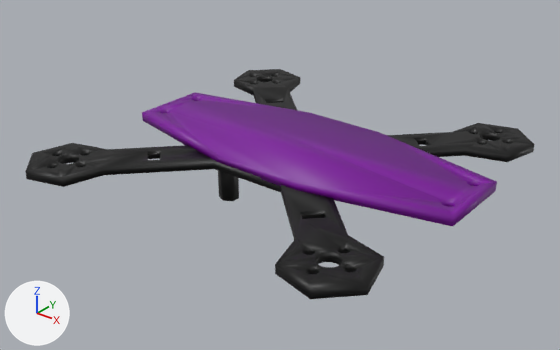
A saved change to the COLLADA model webots/meshes/collada_files/custom.dae.
Rendered twice from a camera (50 mm lens) standing at (0.0928, -0.1181, 0.0755) and looking at (0.0007, -0.003, 0.0042). Every picture has the same lights, and +X, +Y and +Z are marked at lower left. Where no turn or scale is listed for an object, it has been applied to the vertices.

The first picture shows 'Combo Board', 'Leg.001', 'frame_bottom'.
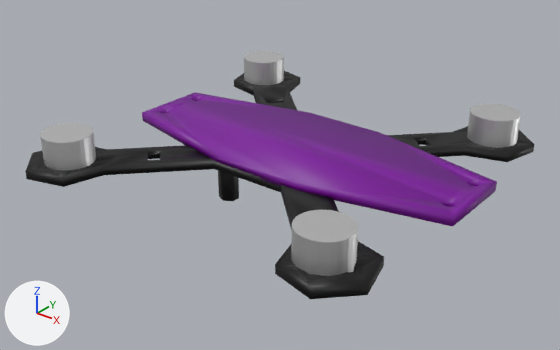
Pixel boxes (x1, y1, x2, y2) of what changed, in the pictures (560 x 350 px):
'Cylinder.002', added
    after: (291, 210, 358, 276)
'Cylinder.001', added
    after: (40, 123, 96, 170)
'Cylinder.003', added
    after: (467, 104, 521, 148)
'Cylinder', added
    after: (244, 51, 284, 85)

What changed in the scene script:
```text
Add mat_material_006:
    mat_material_006 = principled_material('Material.006')
    mat_material_006.base_color = (0.8, 0.8, 0.8)  # white #e7e7e7
    mat_material_006.metallic = 1.0
Add mat_material_007:
    mat_material_007 = principled_material('Material.007')
    mat_material_007.base_color = (0.8, 0.8, 0.8)  # white #e7e7e7
    mat_material_007.metallic = 1.0
Add mat_material_008:
    mat_material_008 = principled_material('Material.008')
    mat_material_008.base_color = (0.8, 0.8, 0.8)  # white #e7e7e7
    mat_material_008.metallic = 1.0
Add mat_material_009:
    mat_material_009 = principled_material('Material.009')
    mat_material_009.base_color = (0.8, 0.8, 0.8)  # white #e7e7e7
    mat_material_009.metallic = 1.0
Add me_cylinder:
    me_cylinder.from_pydata(...)  # a 32-sided cylinder along z spanning x -0.00528..0.00528, y -0.00509..0.00509, z -0.00336..0.00336
    me_cylinder.materials.append(mat_material_006)  # white #e7e7e7
Add me_cylinder_001:
    me_cylinder_001.from_pydata(...)  # a 32-sided cylinder along z spanning x -0.00528..0.00528, y -0.00509..0.00509, z -0.00336..0.00336
    me_cylinder_001.materials.append(mat_material_007)  # white #e7e7e7
Add me_cylinder_002:
    me_cylinder_002.from_pydata(...)  # a 32-sided cylinder along z spanning x -0.00528..0.00528, y -0.00509..0.00509, z -0.00336..0.00336
    me_cylinder_002.materials.append(mat_material_008)  # white #e7e7e7
Add me_cylinder_003:
    me_cylinder_003.from_pydata(...)  # a 32-sided cylinder along z spanning x -0.00528..0.00528, y -0.00509..0.00509, z -0.00336..0.00336
    me_cylinder_003.materials.append(mat_material_009)  # white #e7e7e7
Add ob_cylinder:
    ob_cylinder = bpy.data.objects.new('Cylinder', me_cylinder)
    ob_cylinder.location = (-0.032, 0.0312, 0.012)
Add ob_cylinder_001:
    ob_cylinder_001 = bpy.data.objects.new('Cylinder.001', me_cylinder_001)
    ob_cylinder_001.location = (-0.0304, -0.0324, 0.012)
Add ob_cylinder_002:
    ob_cylinder_002 = bpy.data.objects.new('Cylinder.002', me_cylinder_002)
    ob_cylinder_002.location = (0.0319, -0.0308, 0.012)
Add ob_cylinder_003:
    ob_cylinder_003 = bpy.data.objects.new('Cylinder.003', me_cylinder_003)
    ob_cylinder_003.location = (0.0318, 0.0316, 0.012)
```
